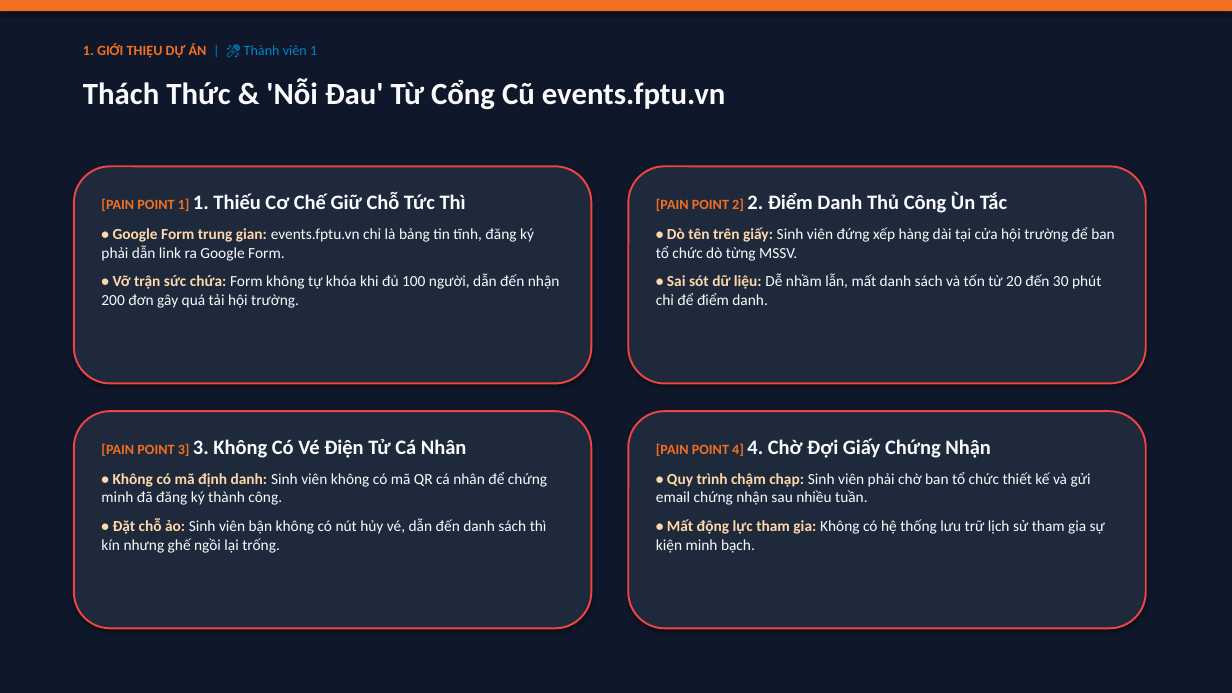
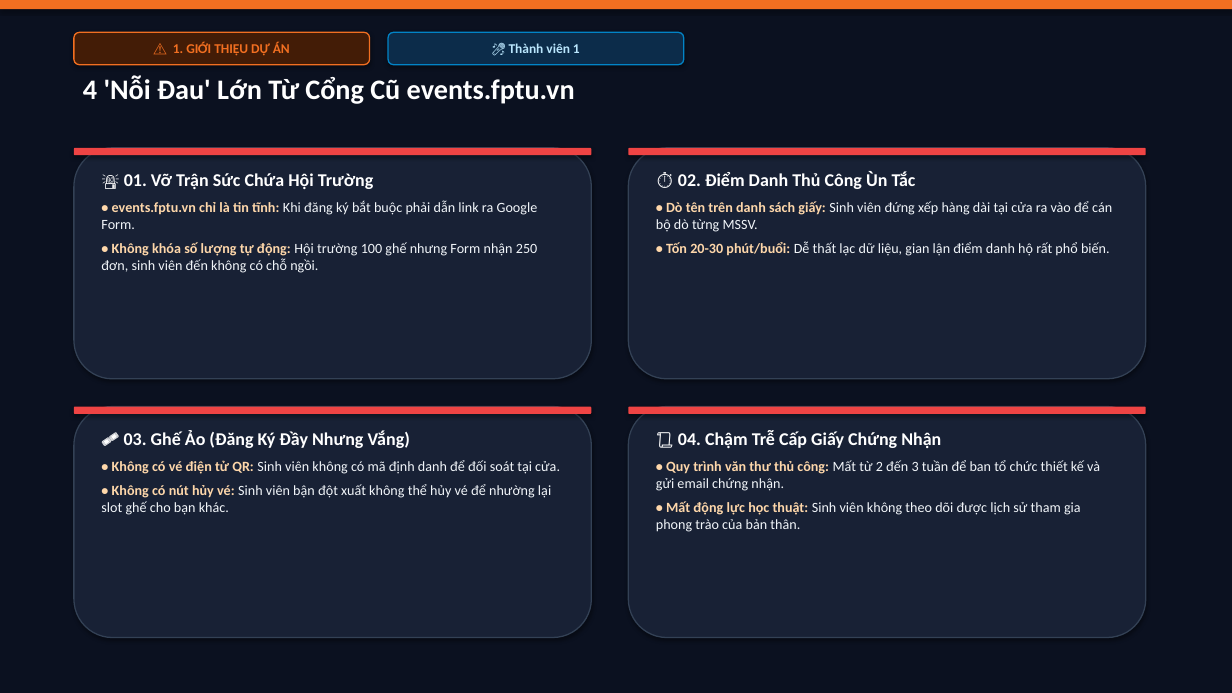
Before and after one commit to CongDung0506/FPTU-EventHub, a slide deck: slide 3 of SLIDE_THUYET_TRINH_FPTU_EVENTHUB.pptx. Drawn at 1232x693 pixels with LibreOffice and Linux fonts; fonts in the diff are those of the drawing. Boxes give left, top, right and bottom in pixels: in the first picture for what was removed or moved away, otherwise in the second. Text is boxed around its words. In the diff, an @@ line names an element or a change of style, - is before the commit and + after.

Commit message:
feat(slides): redesign presentation deck to Canva aesthetic with 26 high-impact slides, visual metric cards, embedded event photos, and battle boards

```diff
--- a/SLIDE_THUYET_TRINH_FPTU_EVENTHUB.pptx
+++ b/SLIDE_THUYET_TRINH_FPTU_EVENTHUB.pptx
@@ rectangle at box(0, 0, 1232, 693): fill #0F172A to #0B1120 @@
@@ rounded rectangle "⚠️ 1. GIỚI THIỆU DỰ ...": place and size @@
-rounded rectangle "⚠️ 1. GIỚI THIỆU DỰ ..." at box(83, 43, 317, 58)
+rounded rectangle "⚠️ 1. GIỚI THIỆU DỰ ..." at box(74, 32, 370, 65)
@@ rounded rectangle "⚠️ 1. GIỚI THIỆU DỰ ..." at box(74, 32, 370, 65): vertical alignment top to middle; fill none to #431C06; outline none to #F26F21 1 pt; shadow on @@
@@ text in rounded rectangle at box(173, 42, 290, 56): text changed; size 11 to 10.5 pt @@
-1. GIỚI THIỆU DỰ ÁN | 🎤 Thành viên 1
+⚠️ 1. GIỚI THIỆU DỰ ÁN
@@ rounded rectangle added at box(388, 32, 684, 65), fill #0C2C4A, outline #0284C7 1 pt, 10.5 pt, text #BAE6FD, bold @@
+🎤 Thành viên 1
@@ text at box(83, 75, 575, 104): text changed; size 24 to 22 pt; text colour #F8FAFC to #FFFFFF @@
-Thách Thức & 'Nỗi Đau' Từ Cổng Cũ events.fptu.vn
+4 'Nỗi Đau' Lớn Từ Cổng Cũ events.fptu.vn
@@ fill #1E293B to #182135; outline #EF4444 1.5 pt to #334155 1 pt in 3 elements at box(628, 148, 1146, 379), box(628, 407, 1146, 638), box(74, 148, 592, 379) @@
@@ rounded rectangle: place and size @@
-rounded rectangle at box(74, 166, 592, 384)
+rounded rectangle at box(74, 148, 592, 379)
@@ rounded rectangle: place and size @@
-rounded rectangle at box(628, 166, 1146, 384)
+rounded rectangle at box(74, 148, 592, 155)
@@ rounded rectangle at box(74, 148, 592, 155): fill #1E293B to #EF4444; outline #EF4444 1.5 pt to none @@
@@ rounded rectangle: place and size @@
-rounded rectangle at box(74, 411, 592, 628)
+rounded rectangle at box(628, 148, 1146, 379)
@@ rounded rectangle added at box(628, 148, 1146, 155), fill #EF4444 @@
@@ text at box(101, 173, 538, 273): text changed; size 12 to 11 pt; text colour #F8FAFC to #F1F5F9 @@
-[PAIN POINT 1] 1. Thiếu Cơ Chế Giữ Chỗ Tức Thì
-• Google Form trung gian: events.fptu.vn chỉ là bảng tin tĩnh, đăng ký phải dẫn link ra Google Form.
-• Vỡ trận sức chứa: Form không tự khóa khi đủ 100 người, dẫn đến nhận 200 đơn gây quá tải hội trường.
+🚨 01. Vỡ Trận Sức Chứa Hội Trường
+• events.fptu.vn chỉ là tin tĩnh: Khi đăng ký bắt buộc phải dẫn link ra Google Form.
+• Không khóa số lượng tự động: Hội trường 100 ghế nhưng Form nhận 250 đơn, sinh viên đến không có chỗ ngồi.
@@ text at box(656, 172, 1112, 256): text changed; size 12 to 11 pt; text colour #F8FAFC to #F1F5F9 @@
-[PAIN POINT 2] 2. Điểm Danh Thủ Công Ùn Tắc
-• Dò tên trên giấy: Sinh viên đứng xếp hàng dài tại cửa hội trường để ban tổ chức dò từng MSSV.
-• Sai sót dữ liệu: Dễ nhầm lẫn, mất danh sách và tốn từ 20 đến 30 phút chỉ để điểm danh.
+⏱️ 02. Điểm Danh Thủ Công Ùn Tắc
+• Dò tên trên danh sách giấy: Sinh viên đứng xếp hàng dài tại cửa ra vào để cán bộ dò từng MSSV.
+• Tốn 20-30 phút/buổi: Dễ thất lạc dữ liệu, gian lận điểm danh hộ rất phổ biến.
@@ rounded rectangle added at box(74, 407, 592, 638), fill #182135, outline #334155 1 pt @@
@@ rounded rectangle added at box(74, 407, 592, 414), fill #EF4444 @@
@@ rounded rectangle: place and size @@
-rounded rectangle at box(628, 411, 1146, 628)
+rounded rectangle at box(628, 407, 1146, 638)
@@ rounded rectangle added at box(628, 407, 1146, 414), fill #EF4444 @@
@@ text at box(101, 431, 560, 515): text changed; size 12 to 11 pt; text colour #F8FAFC to #F1F5F9 @@
-[PAIN POINT 3] 3. Không Có Vé Điện Tử Cá Nhân
-• Không có mã định danh: Sinh viên không có mã QR cá nhân để chứng minh đã đăng ký thành công.
-• Đặt chỗ ảo: Sinh viên bận không có nút hủy vé, dẫn đến danh sách thì kín nhưng ghế ngồi lại trống.
+🎟️ 03. Ghế Ảo (Đăng Ký Đầy Nhưng Vắng)
+• Không có vé điện tử QR: Sinh viên không có mã định danh để đối soát tại cửa.
+• Không có nút hủy vé: Sinh viên bận đột xuất không thể hủy vé để nhường lại slot ghế cho bạn khác.
@@ text at box(656, 431, 1100, 532): text changed; size 12 to 11 pt; text colour #F8FAFC to #F1F5F9 @@
-[PAIN POINT 4] 4. Chờ Đợi Giấy Chứng Nhận
-• Quy trình chậm chạp: Sinh viên phải chờ ban tổ chức thiết kế và gửi email chứng nhận sau nhiều tuần.
-• Mất động lực tham gia: Không có hệ thống lưu trữ lịch sử tham gia sự kiện minh bạch.
+📜 04. Chậm Trễ Cấp Giấy Chứng Nhận
+• Quy trình văn thư thủ công: Mất từ 2 đến 3 tuần để ban tổ chức thiết kế và gửi email chứng nhận.
+• Mất động lực học thuật: Sinh viên không theo dõi được lịch sử tham gia phong trào của bản thân.
```
Also in this commit, not shown: 23 other slides changed, 2 slides added, 2 slides removed, 2 other files.
